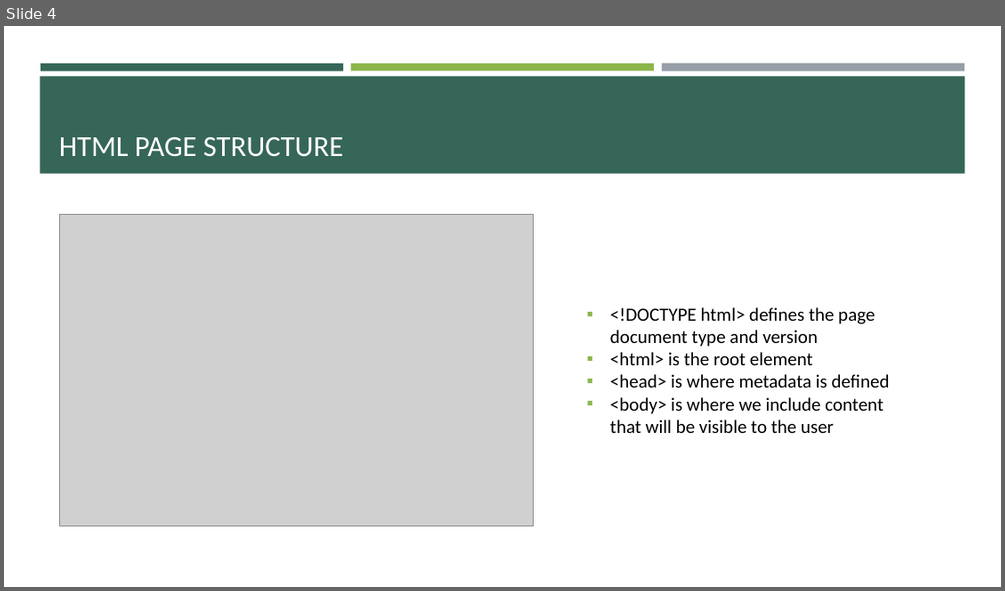
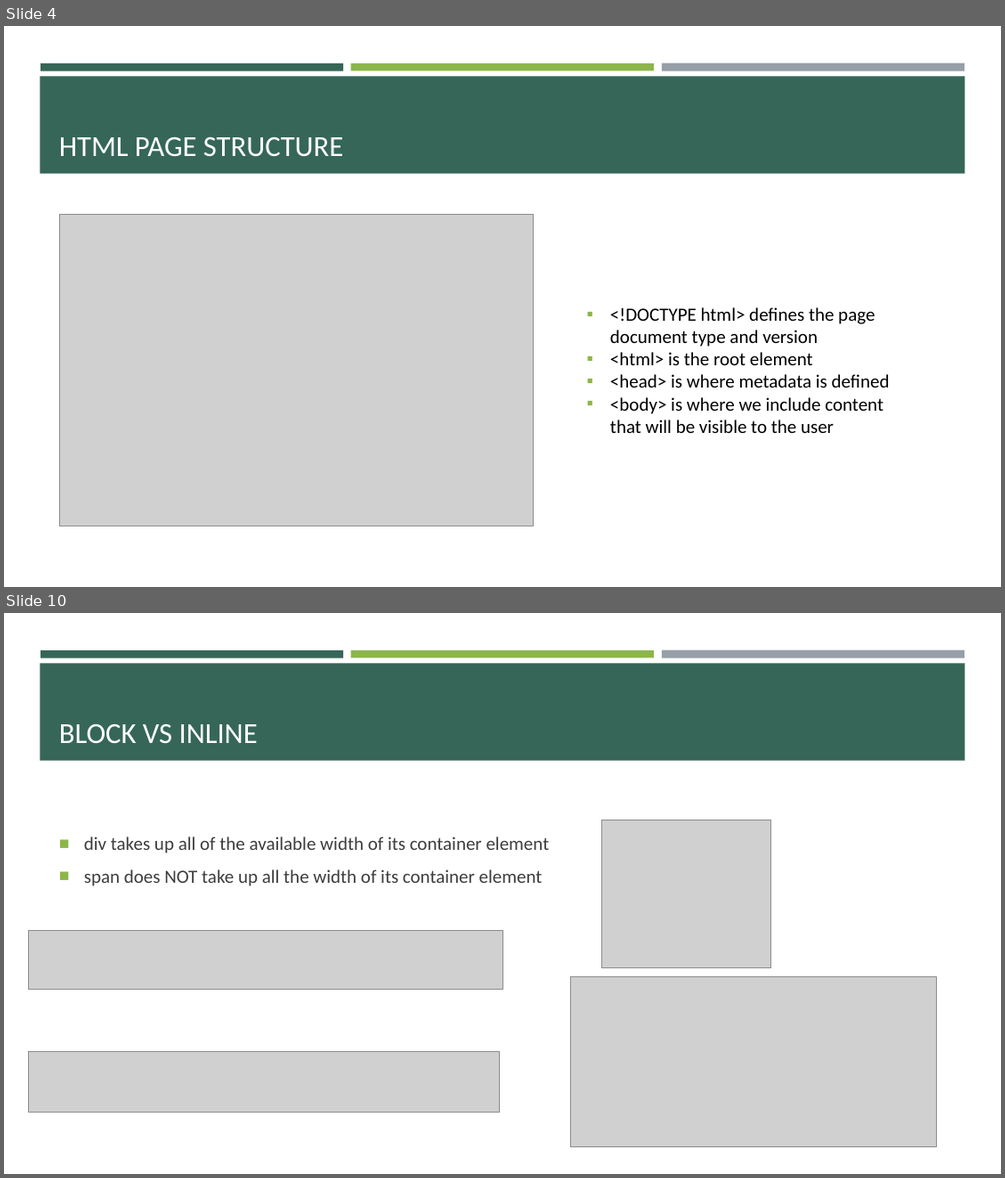
Before and after one commit to e-m-wilson/SNOW, a slide deck: Week_1/003-HTML_&_CSS/HTML-CSS.pptx. Shown one above the other, each under a label of ours: slide 4 before the commit, slides 4 and 10 after it; the slides between them are not shown. The pictures are 1005x591 and 1005x1178 pixels, drawn with LibreOffice and Linux fonts; fonts in the diff are those of the drawing; grey boxes stand for pictures. Boxes give left, top, right and bottom in pixels: in the first picture for what was removed or moved away, otherwise in the second. Text is boxed around its words. In the diff, an @@ line names an element or a change of style, - is before the commit and + after.

```diff
--- a/Week_1/003-HTML_&_CSS/HTML-CSS.pptx
+++ b/Week_1/003-HTML_&_CSS/HTML-CSS.pptx
@@ slide 10 added at (4,613,1001,1174), background #FFFFFF; not listed: 4 template elements that a slide beside it also shows @@
@@ title added at (59,724,258,743), 28 pt, text #FFFFFF @@
+BLOCK VS INLINE
@@ picture added at (602,819,771,967) @@
@@ text added at (84,836,550,886), 18 pt, text #3D3D3D @@
+■ div takes up all of the available width of its container element
+■ span does NOT take up all the width of its container element
@@ picture added at (28,930,502,989) @@
@@ picture added at (570,976,937,1147) @@
@@ picture added at (28,1051,499,1111) @@
```
Also in this commit, not shown: 2 slides changed, 16 other slides added, 2 other files.
